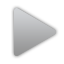
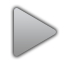
Two versions of the same layered image (64 × 64). Layer-by-layer changes:
pixels changed over [left=10, top=4, right=60, bottom=60] (layer not identified)
